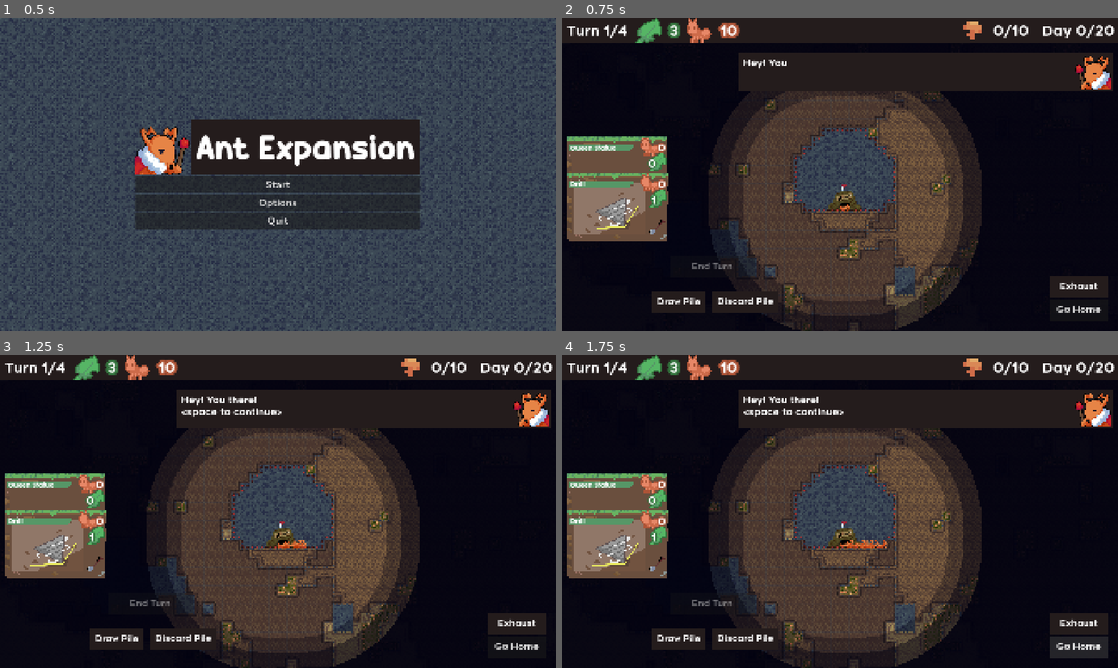
Above: before the commit, frames 1-4 (two rows, left to right).
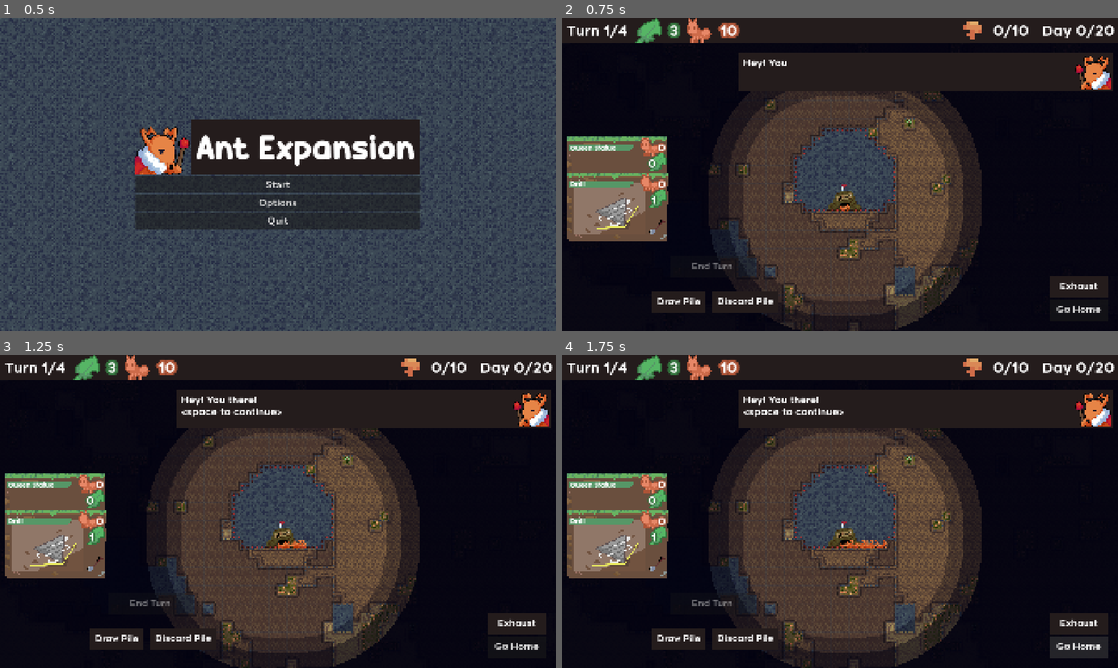
Above: after the commit, the same moments.

Repository: zunda-arrow/pizza-jam-16
Game: Godot game, scene res://menu/menu.tscn
Two runs of this game, one before a commit and one after it. Both use one fixed random seed, a clock stepped at 60 frames per second and the inputs below. The engine's default icon, where the game draws it, is replaced by a stand-in: a white triangle on a blue panel in a dark square.
Inputs:
- Up to frame 1 (0.5 s): no input
- Up to frame 2 (0.75 s): click "Start" at 0.5 s
- Up to frame 3 (1.25 s): no input
- Up to frame 4 (1.75 s): click "Go Home" at 1.25 s

Frame 1 is identical in both runs. In frame 2, less than 0.1% of the frame differs, in the area x 61-64%, y 31-37%; in frame 3, less than 0.1%; in frame 4, less than 0.1%.

Commit message:
Randomise mystery ore location

Diff:
--- a/terrain/terrain_manager.gd
+++ b/terrain/terrain_manager.gd
@@ -63,6 +63,7 @@
 	rock_noise.seed = new_seed
 	gold_ore_noise.seed = new_seed
 	light_dirt_noise.seed = new_seed
+	mystery_ore_noise.seed = new_seed
 
 func generate() -> void:
 	var rect = MAP_SIZE
